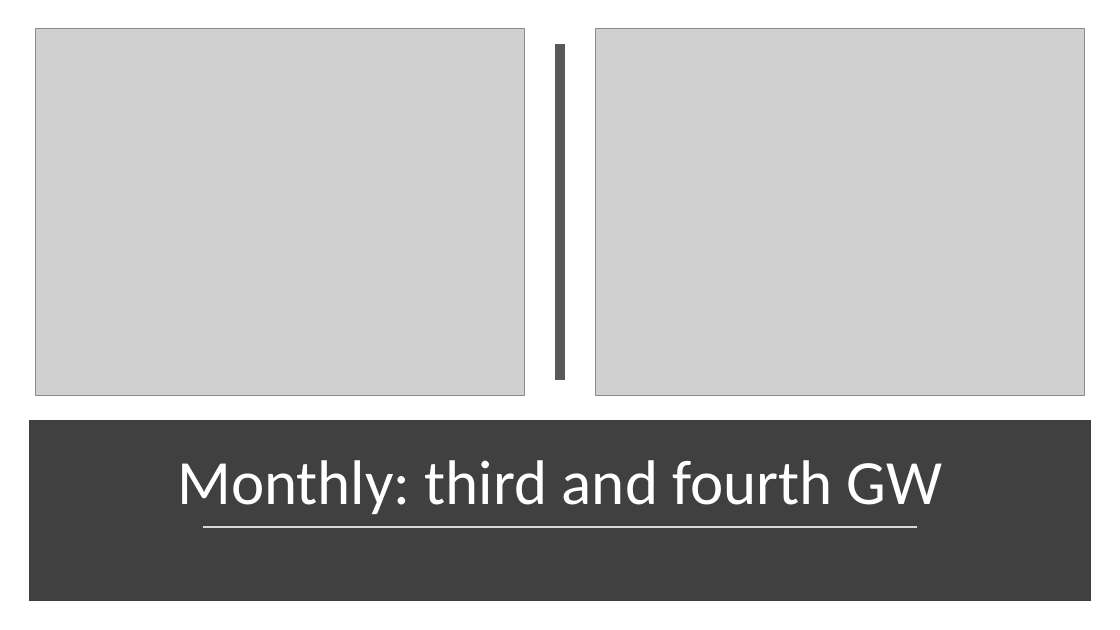
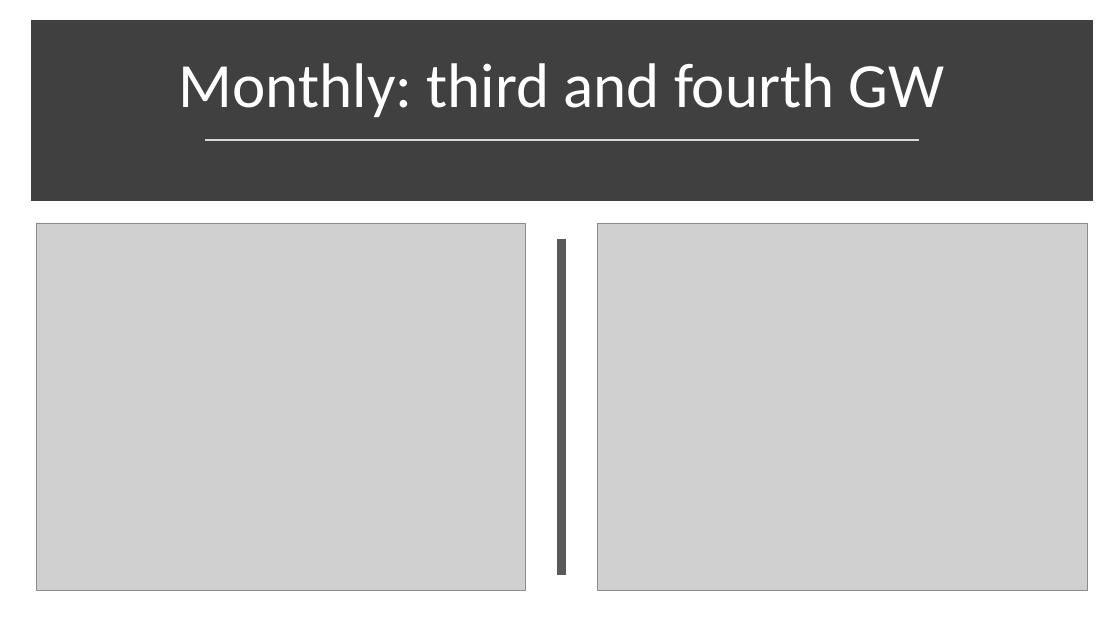
Before and after one commit to jacopomv/Unidata_analysis, a slide deck: slide 10 of OutGW2day-month-week.pptx. Drawn at 1120x630 pixels with LibreOffice and Linux fonts; fonts in the diff are those of the drawing; grey boxes stand for pictures. Boxes give left, top, right and bottom in pixels: in the first picture for what was removed or moved away, otherwise in the second. Text is boxed around its words. In the diff, an @@ line names an element or a change of style, - is before the commit and + after.

```diff
--- a/OutGW2day-month-week.pptx
+++ b/OutGW2day-month-week.pptx
@@ rectangle: place and size @@
-rectangle at bbox=[34, 426, 1086, 596]
+rectangle at bbox=[36, 26, 1087, 196]
@@ title "Monthly: third and fourth GW": place and size @@
-title "Monthly: third and fourth GW" at bbox=[177, 460, 943, 514]
+title "Monthly: third and fourth GW" at bbox=[179, 63, 945, 117]
@@ line moved from (203, 528) - (918, 528) to (205, 139) - (919, 139) @@
@@ 2 pictures, 1 line: place and size @@
-2 pictures, 1 line at bbox=[35, 29, 1086, 396]
+2 pictures, 1 line at bbox=[36, 223, 1088, 590]
```
Also in this commit, not shown: 8 other slides changed, 43 other files.
